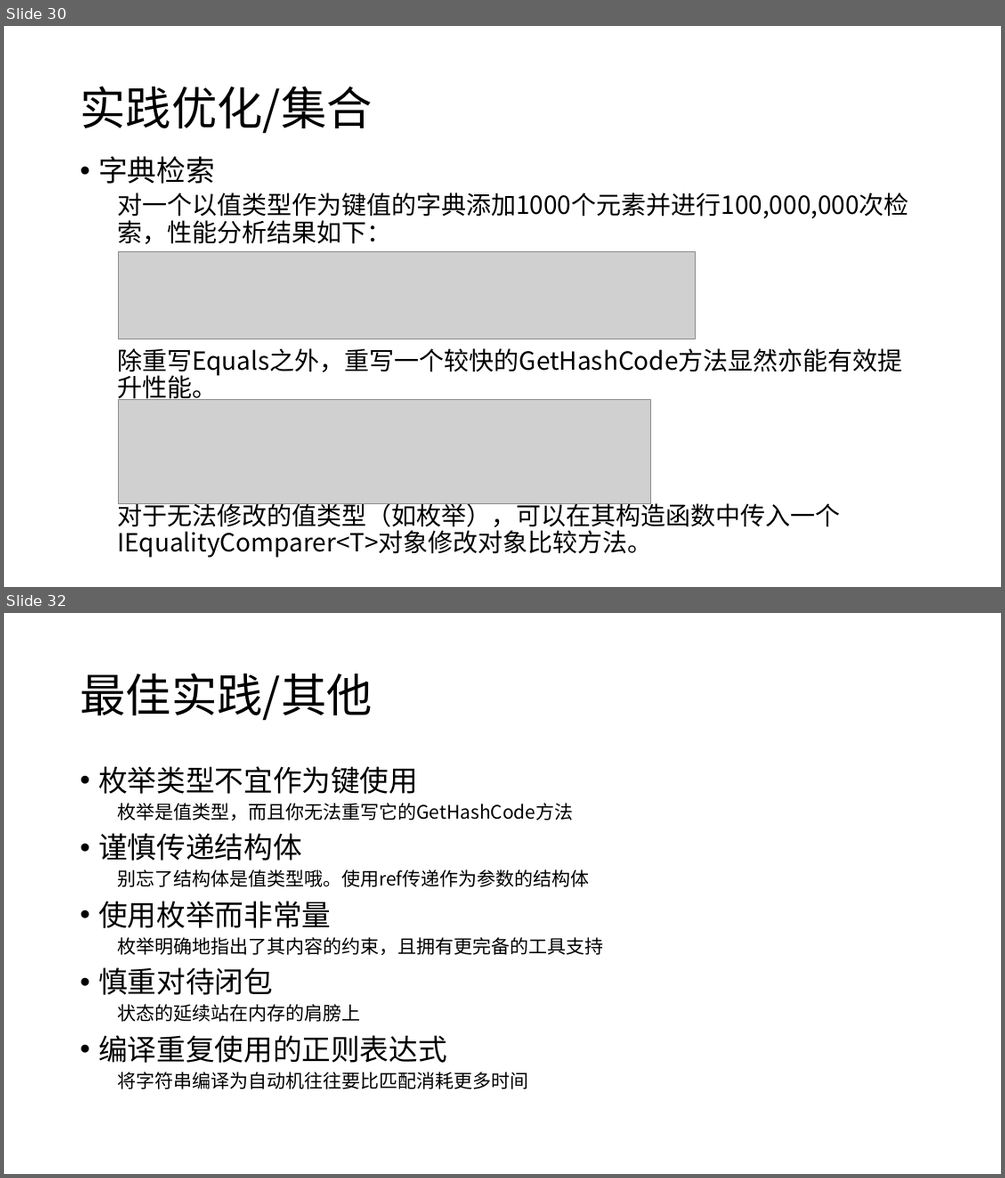
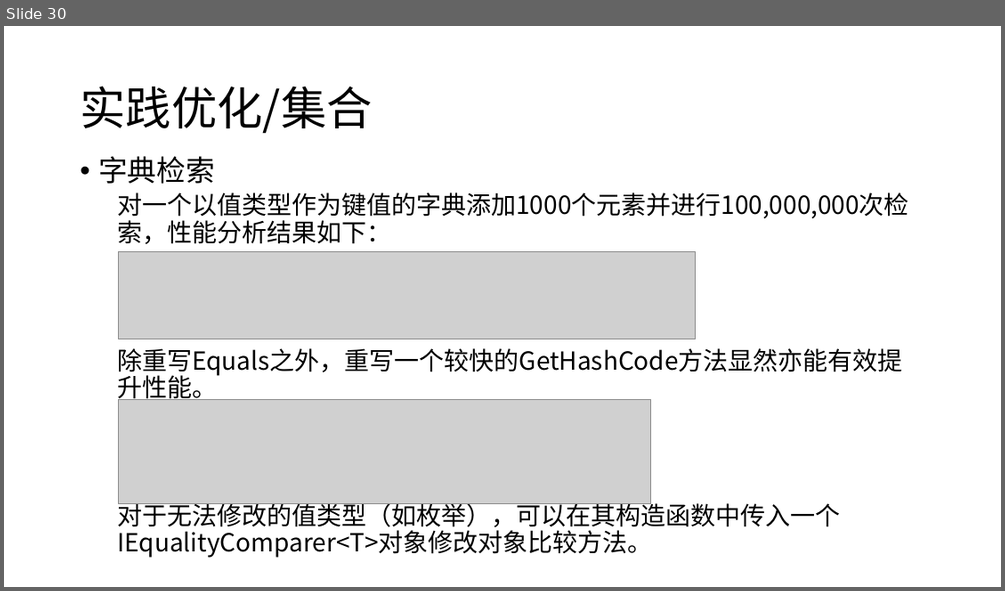
Before and after one commit to snakealpha/DotNetSession, a slide deck: pptx.pptx.pptx. Shown one above the other, each under a label of ours: slides 30 and 32 before the commit, slide 30 after it; the slides between them are not shown. The pictures are 1005x1178 and 1005x591 pixels, drawn with LibreOffice and Linux fonts; fonts in the diff are those of the drawing; grey boxes stand for pictures. Boxes give left, top, right and bottom in pixels: in the first picture for what was removed or moved away, otherwise in the second. Text is boxed around its words. In the diff, an @@ line names an element or a change of style, - is before the commit and + after.

```diff
--- a/pptx.pptx.pptx
+++ b/pptx.pptx.pptx
@@ slide 32 removed at bbox=[4, 613, 1001, 1174], background #FFFFFF @@
@@ title removed at bbox=[80, 673, 372, 721] @@
-最佳实践/其他
@@ text removed at bbox=[98, 766, 603, 1089] @@
-• 枚举类型不宜作为键使用
-  枚举是值类型，而且你无法重写它的GetHashCode方法
-• 谨慎传递结构体
-  别忘了结构体是值类型哦。使用ref传递作为参数的结构体
-• 使用枚举而非常量
-  枚举明确地指出了其内容的约束，且拥有更完备的工具支持
-• 慎重对待闭包
-  状态的延续站在内存的肩膀上
-• 编译重复使用的正则表达式
-  将字符串编译为自动机往往要比匹配消耗更多时间
```
Also in this commit, not shown: 5 slides changed, 3 slides added, 1 other slide removed, 1 other file.
